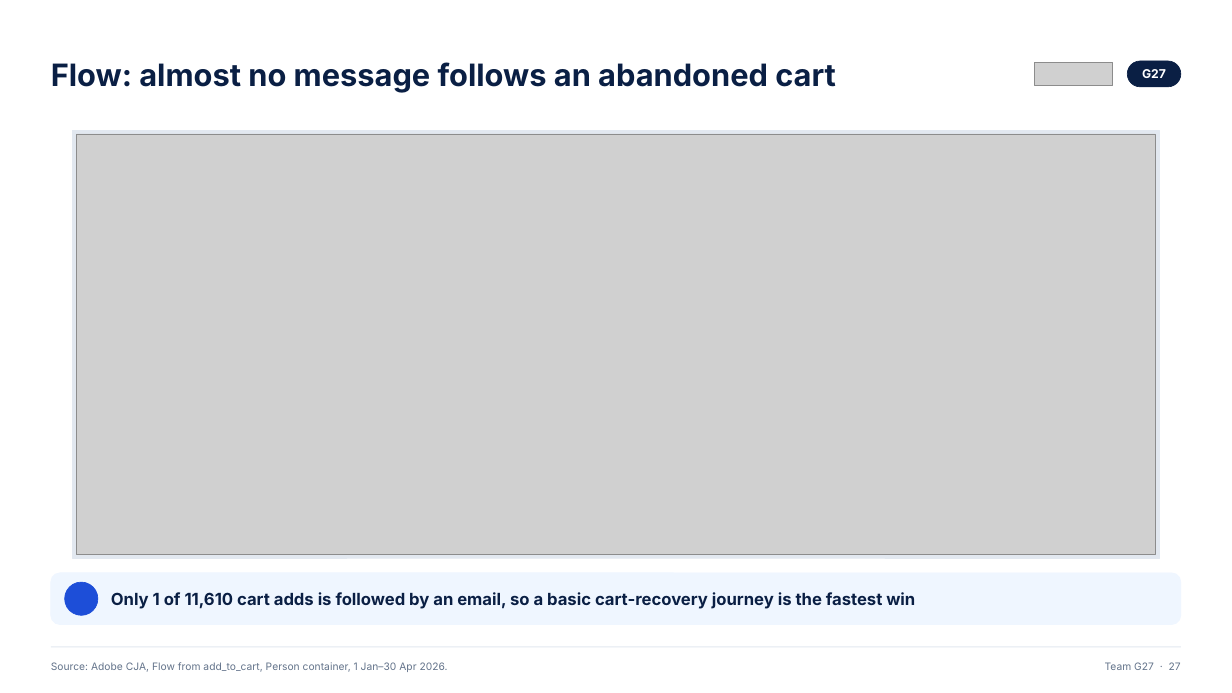
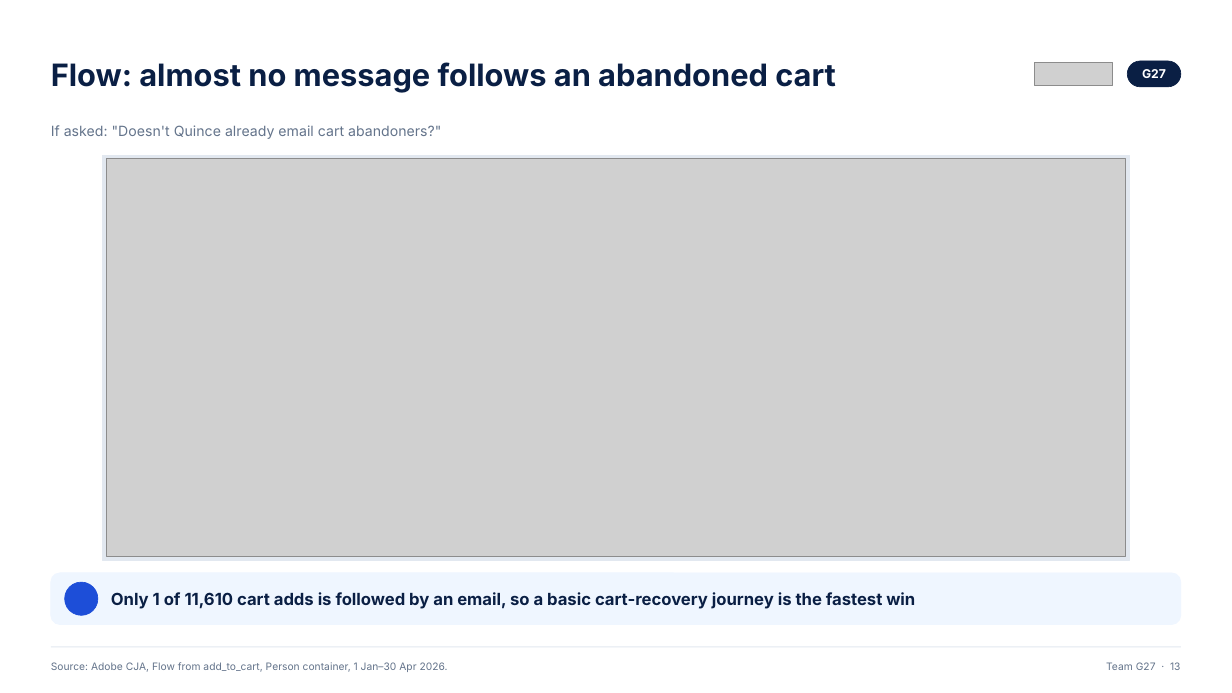
Before and after one commit to ANNYM25/Quince, a slide deck: slide 13 of deck/Team G27.pptx (slide 27 before the commit). Drawn at 1232x693 pixels with LibreOffice and Linux fonts; fonts in the diff are those of the drawing; grey boxes stand for pictures; background and template pictures are left out. Boxes give left, top, right and bottom in pixels: in the first picture for what was removed or moved away, otherwise in the second. Text is boxed around its words. In the diff, an @@ line names an element or a change of style, - is before the commit and + after.

```diff
--- a/deck/Team G27.pptx
+++ b/deck/Team G27.pptx
@@ text added at box(51, 125, 441, 139), 11 pt, text #64748B @@
+If asked: "Doesn't Quince already email cart abandoners?"
@@ rectangle: place and size @@
-rectangle at box(73, 130, 1160, 558)
+rectangle at box(103, 155, 1130, 560)
@@ picture: place and size @@
-picture at box(77, 134, 1156, 555)
+picture at box(106, 159, 1127, 556)
@@ text at box(1106, 662, 1180, 670): text changed @@
-Team G27 · 27
+Team G27 · 13
```
Also in this commit, not shown: 21 other slides changed, 4 slides added, 7 slides removed, 3 other files.
